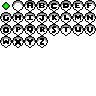
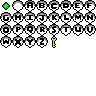
Layer changes from the first 96px x 96px image to the second:
painted on "Letters" over [51, 36, 57, 48]
